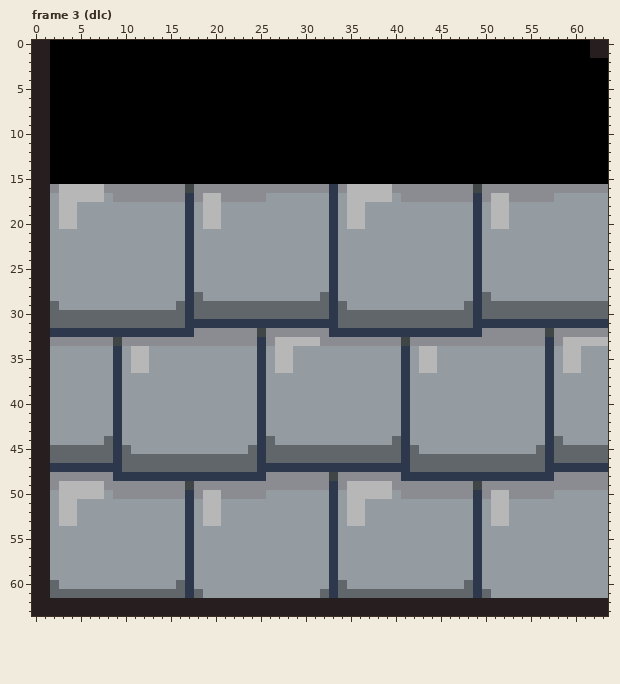
A pixel-art file gets an edit: static/img/tiles/bricks.aseprite. That is the earlier state.
64x64 pixels, 48 frames. Colours within 5 levels of each other are drawn and written as one. Shown: frame 3 (dlc). The commit also changed other frames, which this record leaves out.
After the commit:
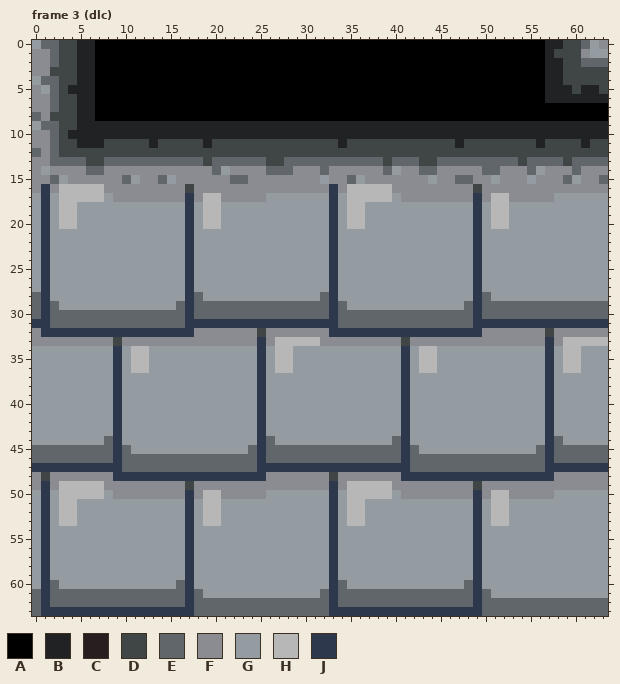
Palette (. is transparent): A #000000  B #212223  C #271f1f  D #404545  E #61666b  F #8a8c91  G #949ca1  H #b7b7b7  J #2d384c
Edits made:
Changed rows in their new state; - is an unchanged pixel.
Frame 3 (dlc), layer "border":
first column x 0:
 0 GEEDDBB--------------------------------------------------BBDDEGF
 1 FFEDDBB--------------------------------------------------BDDDFGG
 2 FFEDDBB--------------------------------------------------BBDDEEE
 3 FFDDDBB--------------------------------------------------BBDDDDD
 4 GEEDDBB--------------------------------------------------BBDDDDD
 5 FGEDBBB--------------------------------------------------BBBDBBD
 6 FFEDDBB--------------------------------------------------BBBBBBB
 7 FFEDDBB---------------------------------------------------------
 8 EFDDDBB---------------------------------------------------------
 9 GEEDDBBBBBBBBBBBBBBBBBBBBBBBBBBBBBBBBBBBBBBBBBBBBBBBBBBBBBBBBBBB
10 FFEDBBBBBBBBBBBBBBBBBBBBBBBBBBBBBBBBBBBBBBBBBBBBBBBBBBBBBBBBBBBB
11 FFEDDBBBDDDDDBDDDDDBDDDDDDDDDDDDDDBDDDDDDDDDDDDBDDDDDDDDBDDDDBDD
12 EFEDDDDDDDDDDDDDDDDDDDDDDDDDDDDDDDDDDDDDDDDDDDDDDDDDDDDDDDDDDDDD
13 FFEEEEDDEEEEEEEEEEEDEEEEEEDDEEEEEEEEEEEDEEEDDEEEEEEEEEDEEEEDEEEE
14 FGFFFFEEFFFFFFFFFFFFEGFFFFEEEFFFEFFFFFFEGFFEEFFFFFEEFFFEGFFFEFFF
15 FFEGFFFFFFEGFFEGFFFFFFEEFFFFFFFFGFFEGFFFFFFFGFFEEFFGFFFGFFFEGFFE
16 FJ--------------------------------------------------------------
17 GJ--------------------------------------------------------------
18 GJ--------------------------------------------------------------
19 GJ--------------------------------------------------------------
20 GJ--------------------------------------------------------------
21 GJ--------------------------------------------------------------
22 GJ--------------------------------------------------------------
23 GJ--------------------------------------------------------------
24 GJ--------------------------------------------------------------
25 GJ--------------------------------------------------------------
26 GJ--------------------------------------------------------------
27 GJ--------------------------------------------------------------
28 EJ--------------------------------------------------------------
29 EJ--------------------------------------------------------------
30 EJ--------------------------------------------------------------
31 JJ--------------------------------------------------------------
32 FJ--------------------------------------------------------------
33 FF--------------------------------------------------------------
34 GG--------------------------------------------------------------
35 GG--------------------------------------------------------------
36 GG--------------------------------------------------------------
37 GG--------------------------------------------------------------
38 GG--------------------------------------------------------------
39 GG--------------------------------------------------------------
40 GG--------------------------------------------------------------
41 GG--------------------------------------------------------------
42 GG--------------------------------------------------------------
43 GG--------------------------------------------------------------
44 GG--------------------------------------------------------------
45 EE--------------------------------------------------------------
46 EE--------------------------------------------------------------
47 JJ--------------------------------------------------------------
48 FD--------------------------------------------------------------
49 FJ--------------------------------------------------------------
50 GJ--------------------------------------------------------------
51 GJ--------------------------------------------------------------
52 GJ--------------------------------------------------------------
53 GJ--------------------------------------------------------------
54 GJ--------------------------------------------------------------
55 GJ--------------------------------------------------------------
56 GJ--------------------------------------------------------------
57 GJ--------------------------------------------------------------
58 GJ--------------------------------------------------------------
59 GJ--------------------------------------------------------------
60 GJ--------------------------------------------------------------
61 EJ--------------------------------------------------------------
62 EJEEEEEEEEEEEEEEEJEEEEEEEEEEEEEEEJEEEEEEEEEEEEEEEJEEEEEEEEEEEEEE
63 EJJJJJJJJJJJJJJJJJEEEEEEEEEEEEEEEJJJJJJJJJJJJJJJJJEEEEEEEEEEEEEE
Boxes around the changes in both pictures, in picture pixels (x1, y1, x2, y2):
changed: (32, 40, 608, 616)
